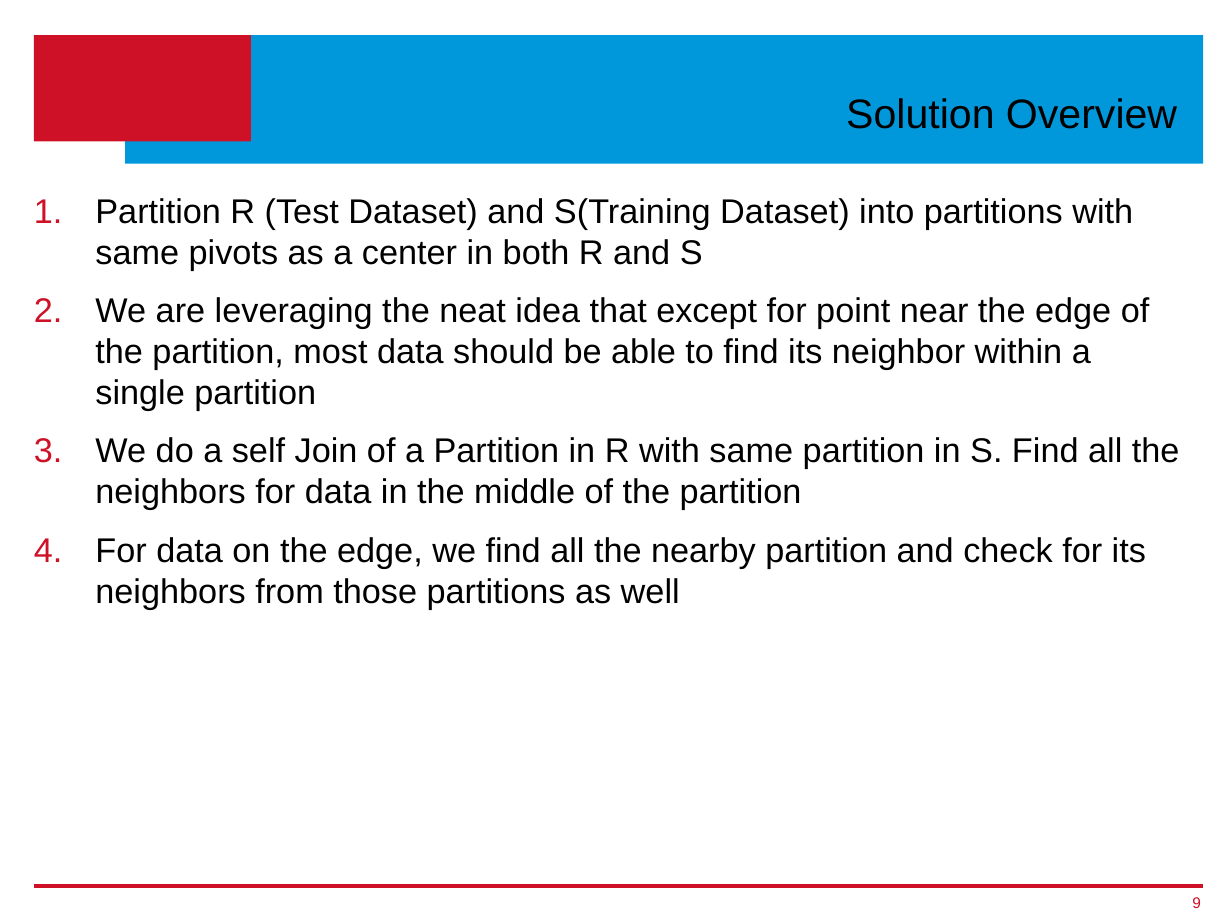
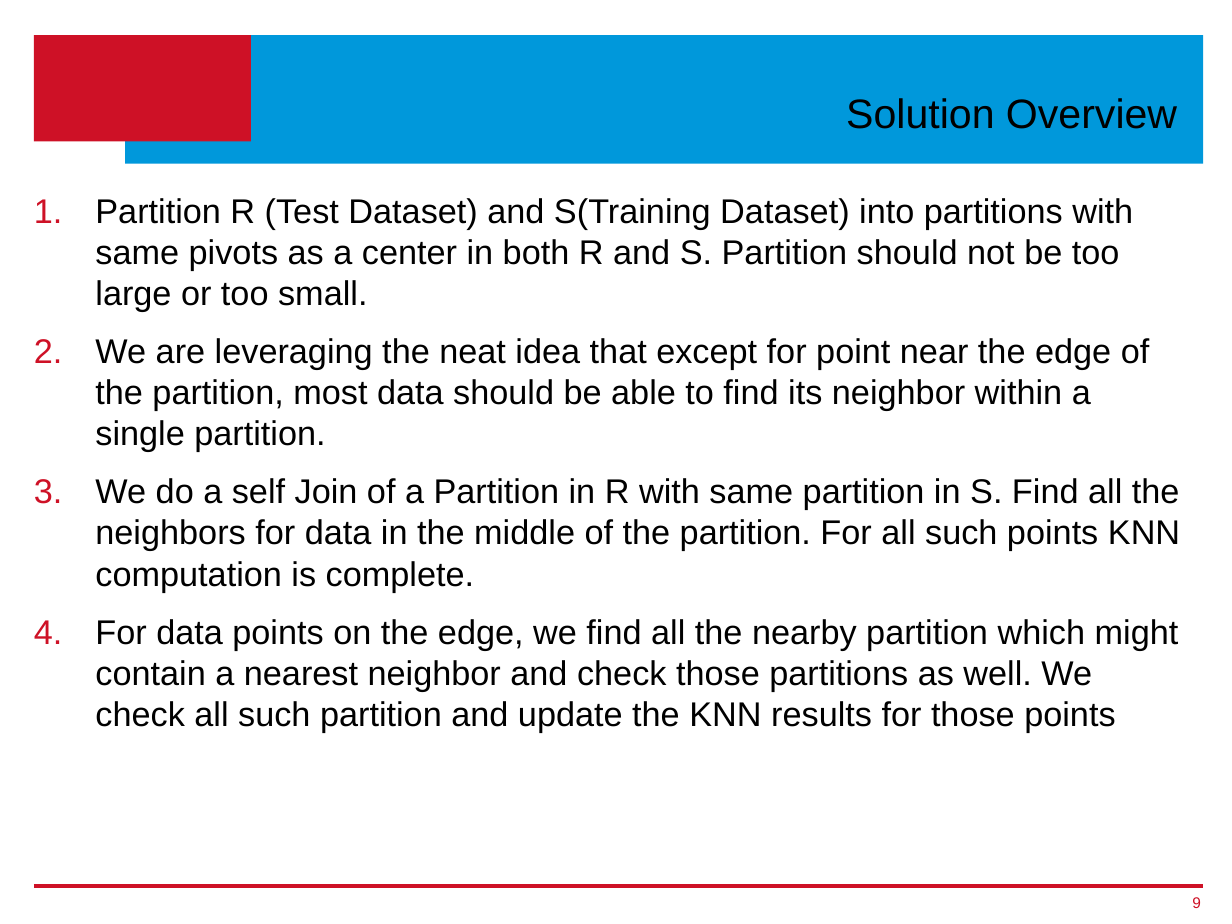
Before and after one commit to ageekymonk/syduni_ms_report, a slide deck: slide 9 of Thesis-Presentation_v1.pptx. Drawn at 1232x924 pixels with LibreOffice and Linux fonts; fonts in the diff are those of the drawing; background and template pictures are left out. Boxes give left, top, right and bottom in pixels: in the first picture for what was removed or moved away, otherwise in the second. Text is boxed around its words. In the diff, an @@ line names an element or a change of style, - is before the commit and + after.

```diff
--- a/Thesis-Presentation_v1.pptx
+++ b/Thesis-Presentation_v1.pptx
@@ text at bbox=[95, 198, 1180, 732]: text changed @@
-1. Partition R (Test Dataset) and S(Training Dataset) into partitions with same pivots as a center in both R and S
-2. We are leveraging the neat idea that except for point near the edge of the partition, most data should be able to find its neighbor within a single partition
-3. We do a self Join of a Partition in R with same partition in S. Find all the neighbors for data in the middle of the partition
-4. For data on the edge, we find all the nearby partition and check for its neighbors from those partitions as well
+1. Partition R (Test Dataset) and S(Training Dataset) into partitions with same pivots as a center in both R and S. Partition should not be too large or too small.
+2. We are leveraging the neat idea that except for point near the edge of the partition, most data should be able to find its neighbor within a single partition.
+3. We do a self Join of a Partition in R with same partition in S. Find all the neighbors for data in the middle of the partition. For all such points KNN computation is complete.
+4. For data points on the edge, we find all the nearby partition which might contain a nearest neighbor and check those partitions as well. We check all such partition and update the KNN results for those points
```
Also in this commit, not shown: 8 other slides changed, 2 slides added.
